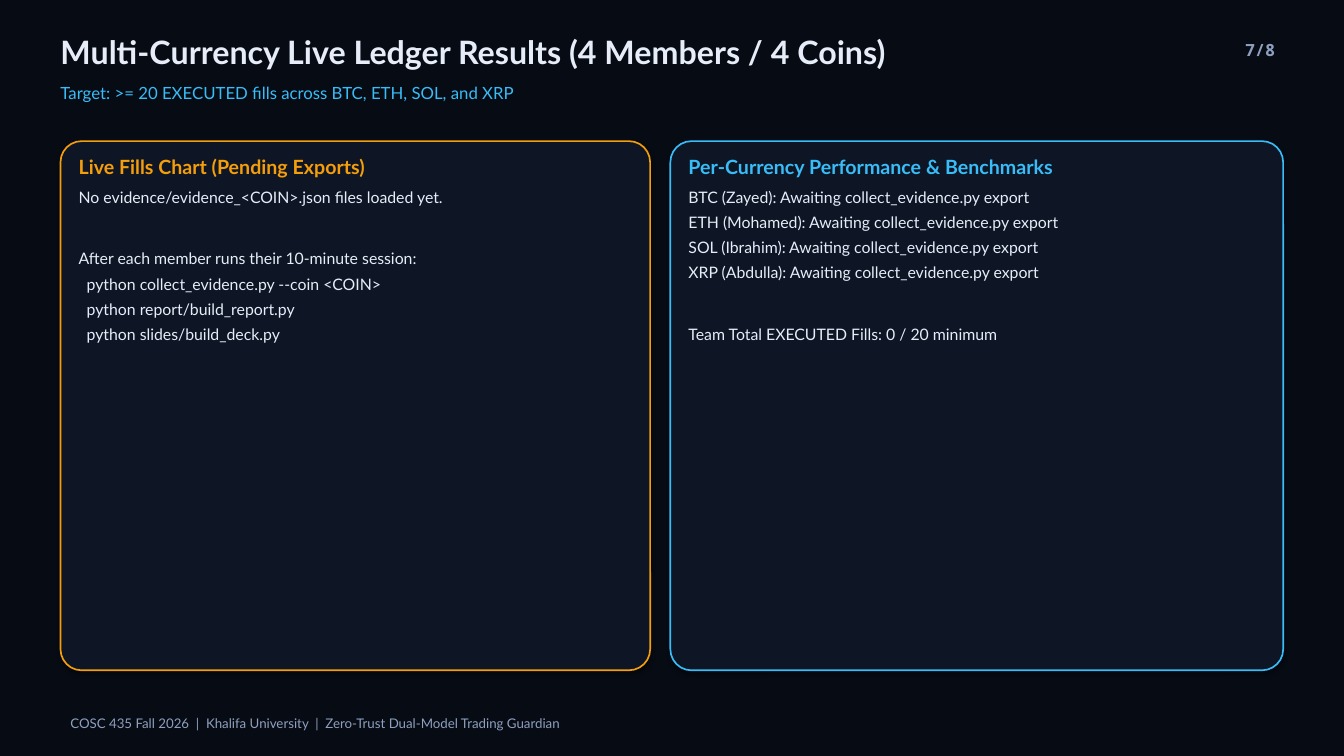
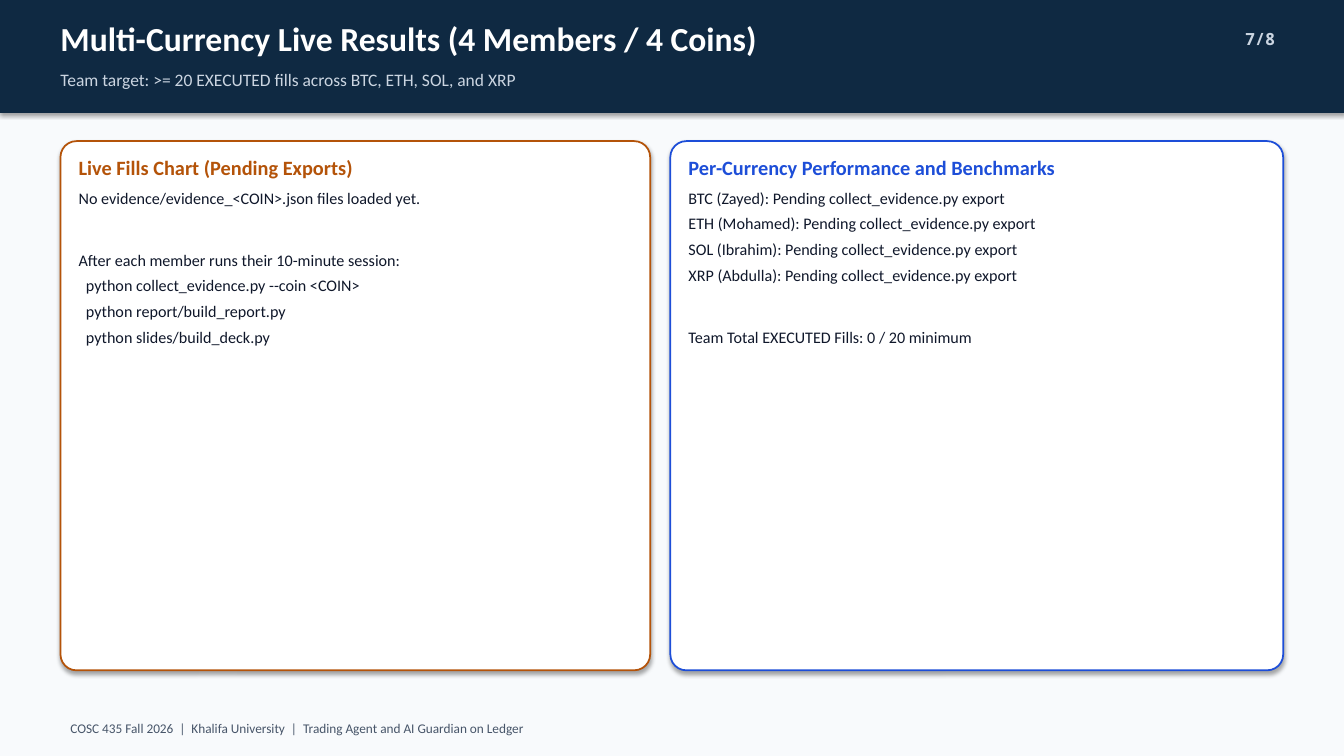
Before and after one commit to HaLTic/Ai_Security_Ledger_Project, a slide deck: slide 7 of slides/COSC435_Ledger_Guardian_Demo.pptx. Drawn at 1344x756 pixels with LibreOffice and Linux fonts; fonts in the diff are those of the drawing. Boxes give left, top, right and bottom in pixels: in the first picture for what was removed or moved away, otherwise in the second. Text is boxed around its words. In the diff, an @@ line names an element or a change of style, - is before the commit and + after.

Commit message:
chore: rewrite docs, dashboard, IEEE report, and deck in plain academic style

```diff
--- a/slides/COSC435_Ledger_Guardian_Demo.pptx
+++ b/slides/COSC435_Ledger_Guardian_Demo.pptx
@@ background #070B14 to #F8FAFC @@
@@ rectangle added at box(0, 0, 1344, 113), fill #0F2942 @@
@@ text at box(60, 26, 757, 57): text changed; size 23 to 24 pt; font Lato to Calibri; text colour #E6EDF8 to #FFFFFF @@
-Multi-Currency Live Ledger Results (4 Members / 4 Coins)
+Multi-Currency Live Results (4 Members / 4 Coins)
@@ text "7/8": place and size @@
-text "7/8" at box(1245, 44, 1275, 56)
+text "7/8" at box(1245, 33, 1275, 45)
@@ text "7/8" at box(1245, 33, 1275, 45): text colour #8EA0BF to #CBD5E1 @@
@@ text at box(60, 74, 516, 89): text changed; size 12 to 12.5 pt; font Lato to Calibri; text colour #38BDF8 to #CBD5E1 @@
-Target: >= 20 EXECUTED fills across BTC, ETH, SOL, and XRP
+Team target: >= 20 EXECUTED fills across BTC, ETH, SOL, and XRP
@@ rounded rectangle at box(60, 141, 650, 670): fill #0E1525 to #FFFFFF; outline #F59E0B 1.2 pt to #B45309 1.25 pt; proportions changed @@
@@ rounded rectangle at box(670, 141, 1284, 670): fill #0E1525 to #FFFFFF; outline #38BDF8 1.2 pt to #1D4ED8 1.25 pt; proportions changed @@
@@ text "Live Fills Chart (Pending Exports)" at box(79, 160, 420, 346): size 14 to 14.5 pt, text colour #F59E0B to #B45309 in "Live Fills Chart (Pending Exports)"; font Lato to Calibri; size 11.3 to 11.5 pt, text colour #E6EDF8 to #0F172A in "No evidence/evidence_<COIN>.json files loaded yet.", "After each member runs their 10-minute session:", "python collect_evidence.py --coin <COIN>", "python report/build_report.py" and 1 more places @@
@@ text at box(688, 160, 1054, 284): text changed; size 11.3 to 11.5 pt; font Lato to Calibri; text colour #E6EDF8 to #0F172A @@
-Per-Currency Performance & Benchmarks
-BTC (Zayed): Awaiting collect_evidence.py export
-ETH (Mohamed): Awaiting collect_evidence.py export
-SOL (Ibrahim): Awaiting collect_evidence.py export
-XRP (Abdulla): Awaiting collect_evidence.py export
+Per-Currency Performance and Benchmarks
+BTC (Zayed): Pending collect_evidence.py export
+ETH (Mohamed): Pending collect_evidence.py export
+SOL (Ibrahim): Pending collect_evidence.py export
+XRP (Abdulla): Pending collect_evidence.py export
@@ text at box(688, 331, 972, 343): size 11.3 to 11.5 pt, font Lato to Calibri, text colour #E6EDF8 to #0F172A in "Team Total EXECUTED Fills: 0 / 20 ..." @@
@@ text at box(70, 723, 523, 736): text changed; font Lato to Calibri; text colour #8EA0BF to #475569 @@
-COSC 435 Fall 2026 | Khalifa University | Zero-Trust Dual-Model Trading Guardian
+COSC 435 Fall 2026 | Khalifa University | Trading Agent and AI Guardian on Ledger
```
Also in this commit, not shown: 7 other slides changed, 6 other files.
